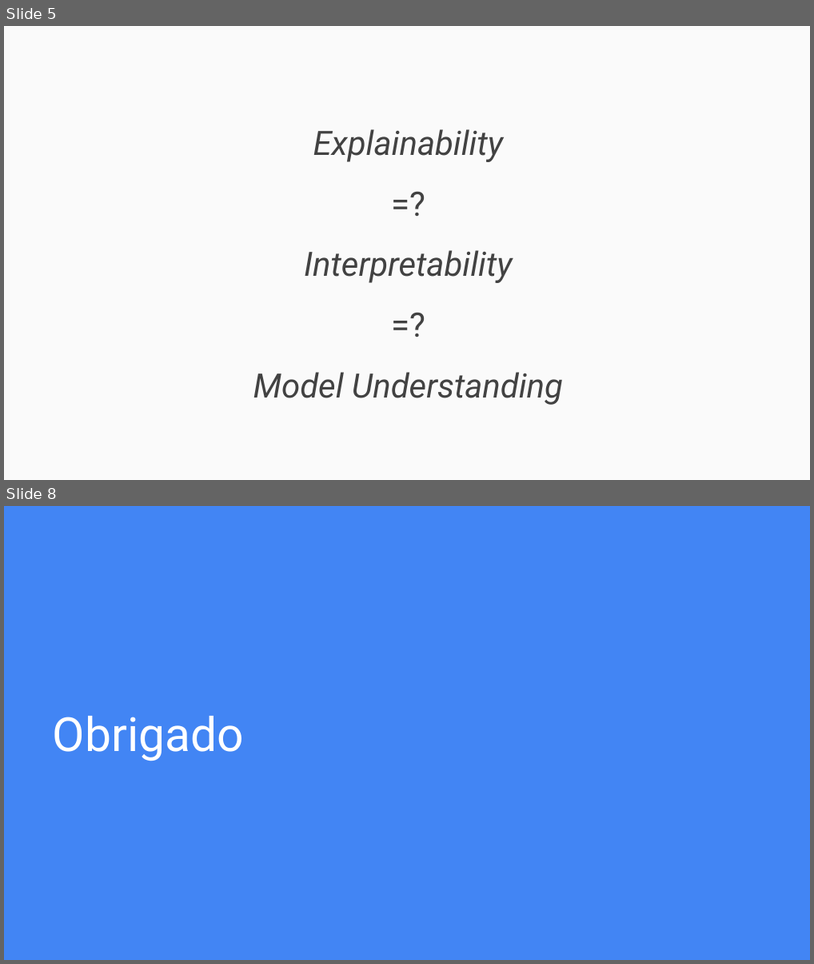
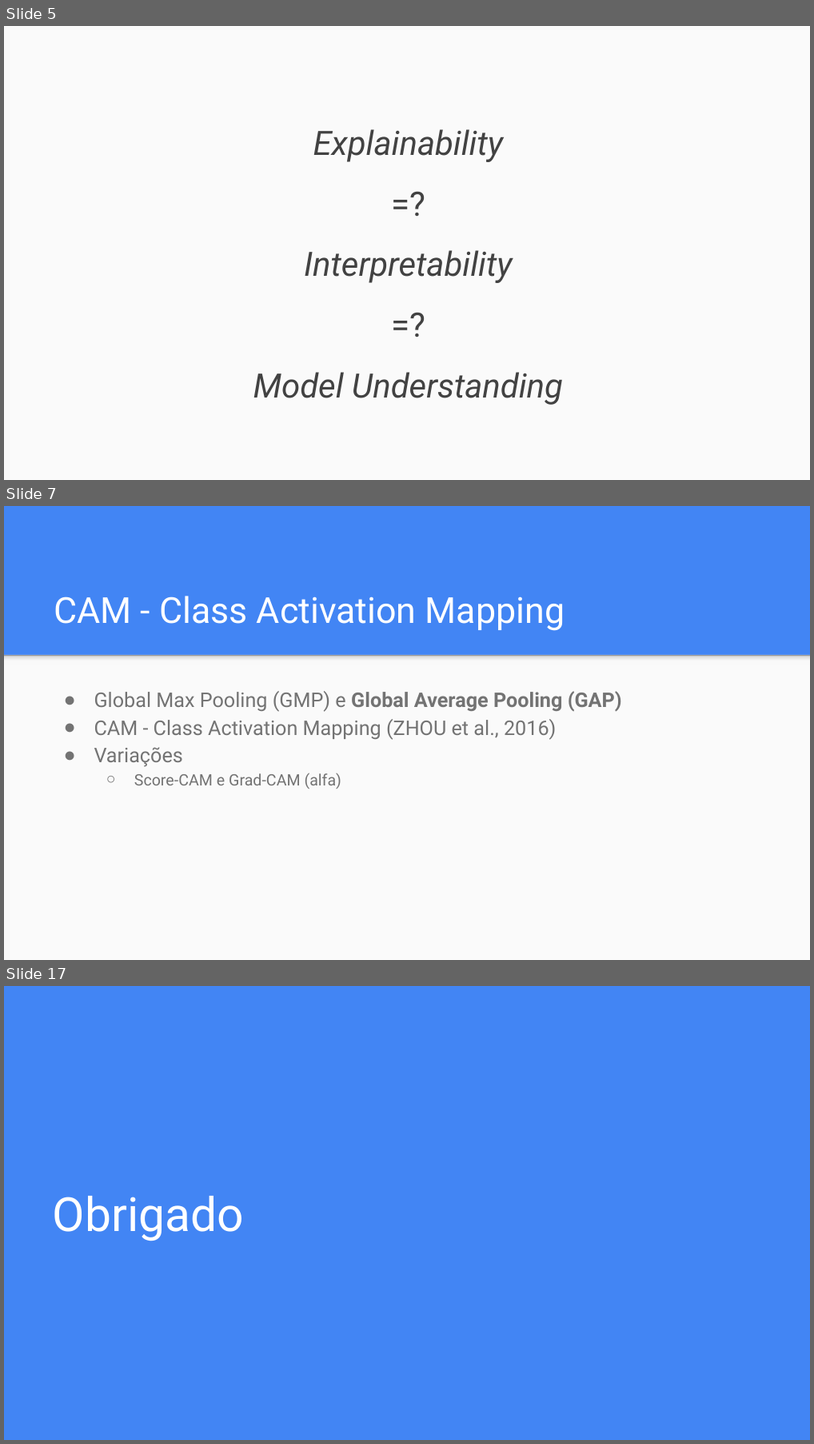
Before and after one commit to danieldasilvacosta/pucrio--vc--trabalhos--2022.2, a slide deck: Trabalho Final - Daniel da Silva Costa/Trabalho Final - Daniel da Silva Costa.pptx. Shown one above the other, each under a label of ours: slides 5 and 8 before the commit, slides 5, 7 and 17 after it; the slides between them are not shown. The pictures are 814x964 and 814x1444 pixels, drawn with LibreOffice and Linux fonts; fonts in the diff are those of the drawing. Boxes give left, top, right and bottom in pixels: in the first picture for what was removed or moved away, otherwise in the second. Text is boxed around its words. In the diff, an @@ line names an element or a change of style, - is before the commit and + after.

```diff
--- a/Trabalho Final - Daniel da Silva Costa/Trabalho Final - Daniel da Silva Costa.pptx
+++ b/Trabalho Final - Daniel da Silva Costa/Trabalho Final - Daniel da Silva Costa.pptx
@@ slide 7 added at [4, 506, 810, 960], background #4285F4 @@
@@ title added at [54, 596, 566, 631], 32 pt, text #FFFFFF @@
+CAM - Class Activation Mapping
@@ rectangle added at [4, 654, 810, 959], fill #FAFAFA @@
@@ rectangle added at [4, 654, 810, 664], fill gradient #F9F9F9 to #DEDEDE to #999999 @@
@@ text added at [94, 691, 622, 788], 18 pt, text #737373 @@
+● Global Max Pooling (GMP) e Global Average Pooling (GAP)
+● CAM - Class Activation Mapping (ZHOU et al., 2016)
+● Variações
+  ○ Score-CAM e Grad-CAM (alfa)
@@ what was slide 8 is now slide 17 @@
```
Also in this commit, not shown: 5 slides changed, 8 other slides added, 2 other files.
